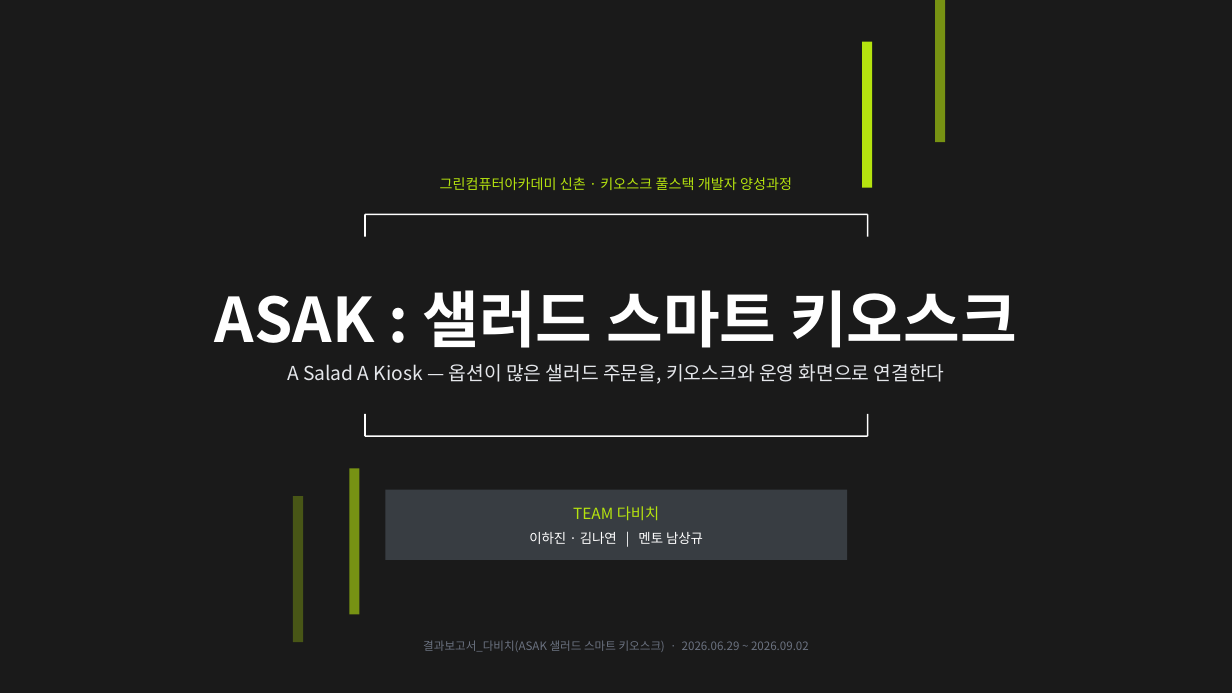
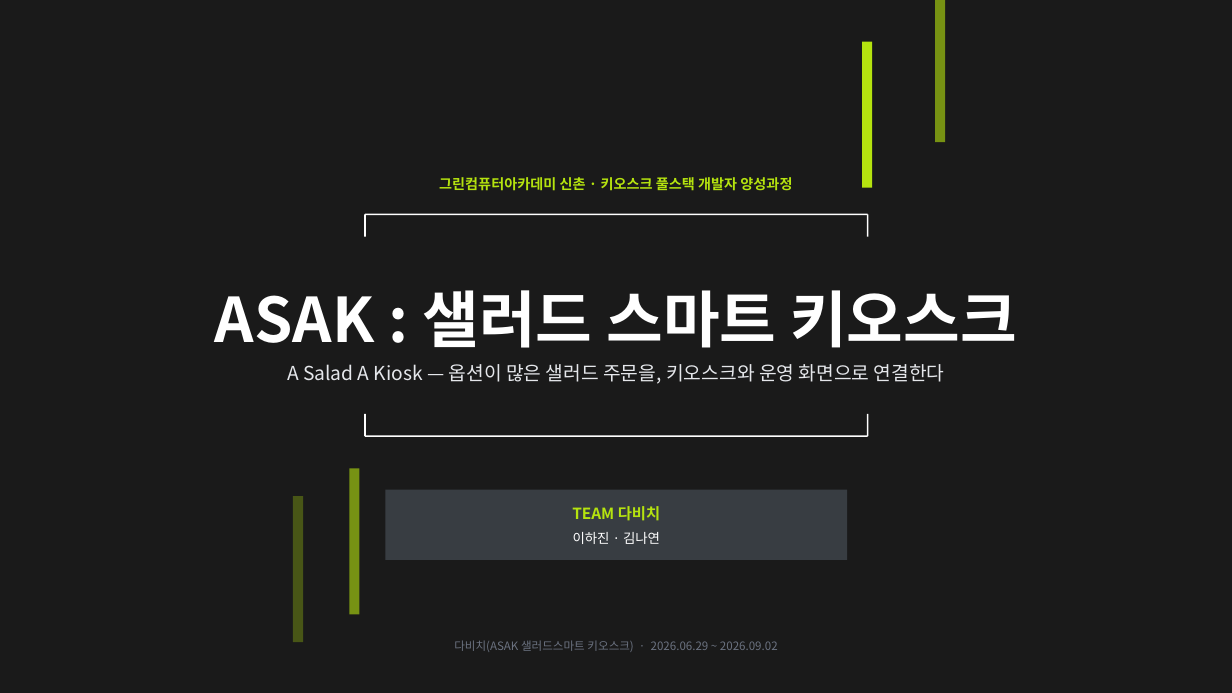
Before and after one commit to hagenie128/ASAK, a slide deck: slide 1 of docs/00_presentation/00_ppt/ASAK_샐러드_스마트키오스크.pptx. Drawn at 1232x693 pixels with LibreOffice and Linux fonts; fonts in the diff are those of the drawing. Boxes give left, top, right and bottom in pixels: in the first picture for what was removed or moved away, otherwise in the second. Text is boxed around its words. In the diff, an @@ line names an element or a change of style, - is before the commit and + after.

```diff
--- a/docs/00_presentation/00_ppt/ASAK_샐러드_스마트키오스크.pptx
+++ b/docs/00_presentation/00_ppt/ASAK_샐러드_스마트키오스크.pptx
@@ text "그린컴퓨터아카데미 신촌 · 키오스크 풀스택 ..." at [439,177,792,191]: bold on @@
@@ text "TEAM 다비치" at [572,506,660,521]: bold on @@
@@ text at [573,532,660,544]: text changed @@
-이하진 · 김나연 | 멘토 남상규
+이하진 · 김나연
@@ text at [454,640,778,652]: text changed @@
-결과보고서_다비치(ASAK 샐러드 스마트 키오스크) · 2026.06.29 ~ 2026.09.02
+다비치(ASAK 샐러드스마트 키오스크) · 2026.06.29 ~ 2026.09.02
```
Also in this commit, not shown: 20 other slides changed, 1 other file.
